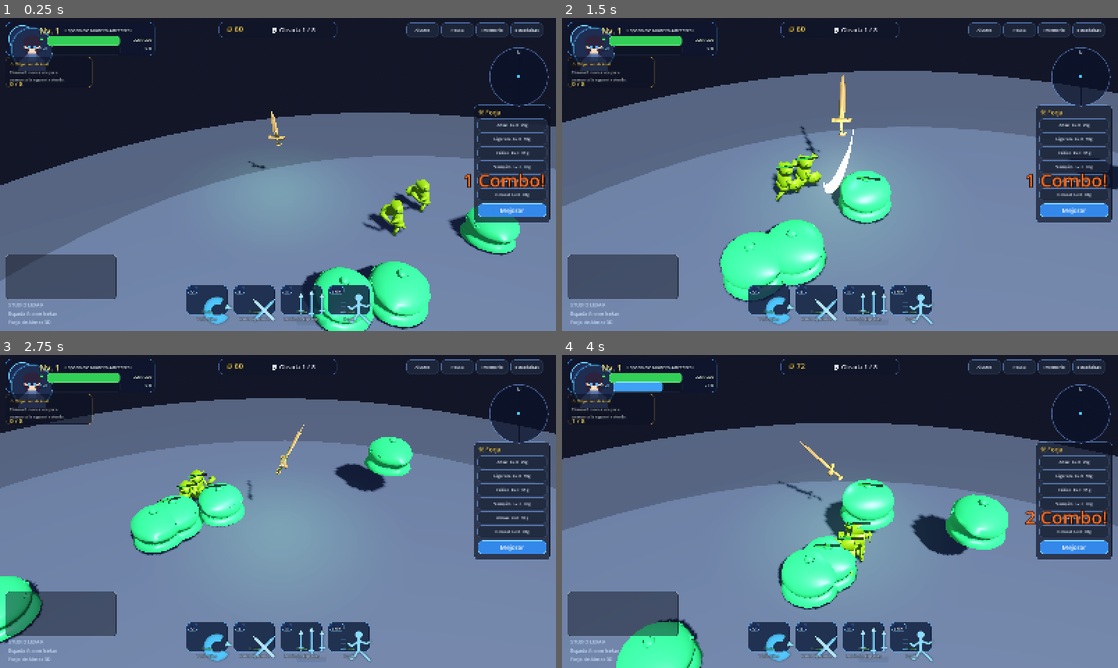
Above: before the commit, frames 1-4 (two rows, left to right).
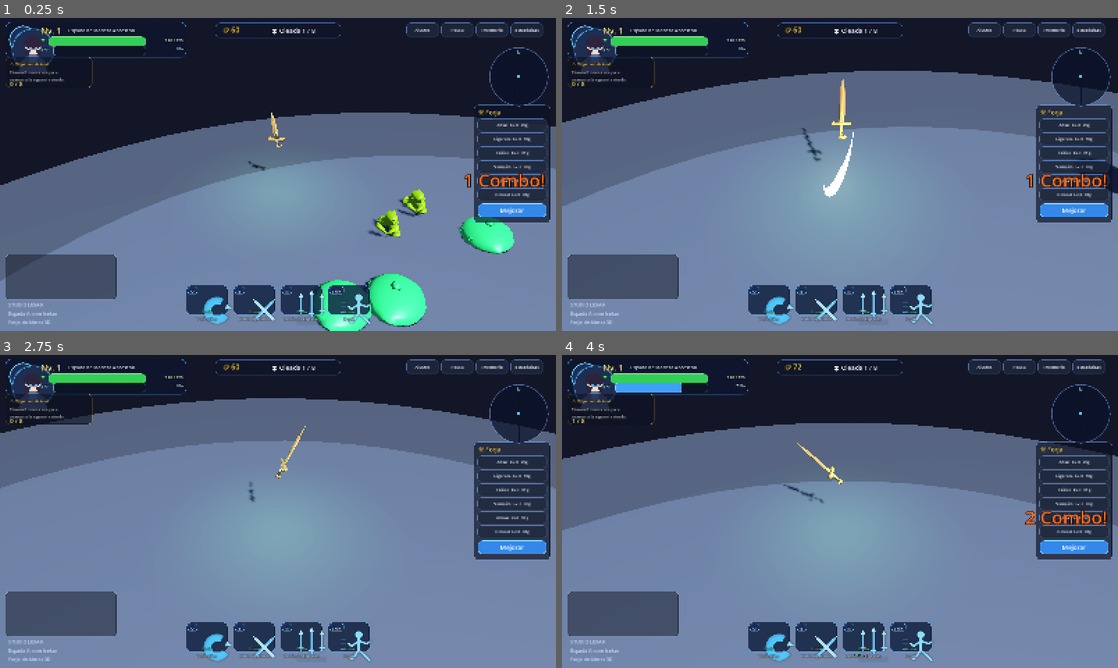
Above: after the commit, the same moments.

Repository: Gxforge/Espada-Anime-Isekai
Game: Godot game, scene res://scenes/Main.tscn
Same seed, same stepped clock (60 frames per second), same inputs: the game is played once before the commit and once after it.
Inputs (mouse positions are in pixels of both pictures, inside the frame that each line leads up to):
- Up to frame 1 (0.25 s): no input
- Up to frame 2 (1.5 s): move the mouse to (962, 158) at 0.52 s; hold D (move_right) 0.53-1.28 s; click (962, 158) at 0.6 s; move the mouse to (728, 190) at 1.27 s; hold S (move_back) from 1.28 s (still down); click (728, 190) at 1.35 s
- Up to frame 3 (2.75 s): move the mouse to (333, 442) at 2.02 s; release S (move_back) at 2.03 s; hold D (move_right) from 2.03 s (still down); click (333, 442) at 2.1 s
- Up to frame 4 (4 s): move the mouse to (812, 574) at 2.77 s; release D (move_right) at 2.78 s; hold W (move_forward) 2.78-3.53 s; click (812, 574) at 2.85 s; move the mouse to (1006, 558) at 3.52 s; hold A (move_left) from 3.53 s (still down); click (1006, 558) at 3.6 s

The runs differ from the first frame. In frame 1, 4.8% of the frame differs, in the area x 1-94%, y 1-100%; in frame 2, 7.1%; in frame 3, 7.1%; in frame 4, 10%, in the area x 1-81%, y 1-100%.

Commit message:
fix(hud,monsters): responsive 1366 layout, HP/EXP overflow, gravedad y animaciones procedurales

Diff:
--- a/godot_project/scripts/HUD.gd
+++ b/godot_project/scripts/HUD.gd
@@ -106,53 +106,58 @@
 func _build_top_left() -> void:
 	var panel := Panel.new()
 	panel.position = Vector2(16, 12)
-	panel.size = Vector2(430, 96)
+	panel.size = Vector2(520, 102)
 	panel.add_theme_stylebox_override("panel", _panel_style(Color(0.05,0.08,0.18,0.72), Color(0.3,0.65,1.0,0.45), 16))
 	ui_root.add_child(panel)
 
 	var portrait_bg := Panel.new()
-	portrait_bg.position = Vector2(8, 8)
-	portrait_bg.size = Vector2(80, 80)
-	portrait_bg.add_theme_stylebox_override("panel", _panel_style(Color(0.12,0.18,0.35,0.95), Color(0.45,0.85,1.0,0.95), 40, 3))
+	portrait_bg.position = Vector2(10, 10)
+	portrait_bg.size = Vector2(82, 82)
+	portrait_bg.add_theme_stylebox_override("panel", _panel_style(Color(0.12,0.18,0.35,0.95), Color(0.45,0.85,1.0,0.95), 41, 3))
 	panel.add_child(portrait_bg)
 	var portrait_tex := TextureRect.new()
 	portrait_tex.texture = load("res://assets/ui/portrait.png")
-	portrait_tex.position = Vector2(4,4)
+	portrait_tex.position = Vector2(5,5)
 	portrait_tex.size = Vector2(72,72)
 	portrait_tex.expand_mode = TextureRect.EXPAND_IGNORE_SIZE
 	portrait_tex.stretch_mode = TextureRect.STRETCH_KEEP_ASPECT_COVERED
 	portrait_bg.add_child(portrait_tex)
 
-	lvl_text = _label(panel, "Nv. 1", Vector2(98, 8), Vector2(70, 26), 24, Color(1.0,0.93,0.55))
-	sword_text = _label(panel, "Espada de Madera Ancestral", Vector2(170, 12), Vector2(250, 22), 14, Color(0.88,0.94,1.0,0.95))
-
-	var hp_icon := _label(panel, "❤", Vector2(98, 38), Vector2(22, 20), 14, Color(0.25,1.0,0.45))
+	lvl_text = _label(panel, "Nv. 1", Vector2(102, 8), Vector2(76, 28), 24, Color(1.0,0.93,0.55))
+	sword_text = _label(panel, "Espada de Madera Ancestral", Vector2(180, 12), Vector2(330, 22), 14, Color(0.88,0.94,1.0,0.95))
+	sword_text.clip_text = true
+	sword_text.text_overrun_behavior = TextServer.OVERRUN_TRIM_ELLIPSIS
+
+	_label(panel, "❤", Vector2(102, 40), Vector2(22, 20), 14, Color(0.25,1.0,0.45))
 	hp_bar_new = ProgressBar.new()
-	hp_bar_new.position = Vector2(120, 40); hp_bar_new.size = Vector2(210, 16)
+	hp_bar_new.position = Vector2(124, 42); hp_bar_new.size = Vector2(280, 16)
 	hp_bar_new.show_percentage = false
 	hp_bar_new.add_theme_stylebox_override("background", _panel_style(Color(0.12,0.05,0.08,0.92), Color(1,1,1,0.1), 8))
 	hp_bar_new.add_theme_stylebox_override("fill", _panel_style(Color(0.2,0.88,0.35,0.96), Color(0.6,1,0.6,0.45), 8))
 	panel.add_child(hp_bar_new)
-	hp_text = _label(panel, "220 / 220", Vector2(334, 38), Vector2(86, 20), 12, Color(0.92,1,0.92), HORIZONTAL_ALIGNMENT_RIGHT)
-
-	_label(panel, "EXP", Vector2(98, 64), Vector2(34, 18), 12, Color(0.55,0.82,1.0))
+	hp_text = _label(panel, "220 / 220", Vector2(410, 40), Vector2(100, 20), 12, Color(0.92,1,0.92), HORIZONTAL_ALIGNMENT_RIGHT)
+
+	_label(panel, "EXP", Vector2(102, 66), Vector2(34, 18), 12, Color(0.55,0.82,1.0))
 	xp_bar_new = ProgressBar.new()
-	xp_bar_new.position = Vector2(132, 66); xp_bar_new.size = Vector2(198, 12)
+	xp_bar_new.position = Vector2(138, 68); xp_bar_new.size = Vector2(266, 12)
 	xp_bar_new.show_percentage = false
 	xp_bar_new.add_theme_stylebox_override("background", _panel_style(Color(0.05,0.08,0.14,0.92), Color(1,1,1,0.08), 6))
 	xp_bar_new.add_theme_stylebox_override("fill", _panel_style(Color(0.25,0.65,1.0,0.96), Color(0.6,0.9,1.0,0.45), 6))
 	panel.add_child(xp_bar_new)
-	xp_text = _label(panel, "0%", Vector2(334, 62), Vector2(86, 18), 12, Color(0.8,0.92,1.0), HORIZONTAL_ALIGNMENT_RIGHT)
+	xp_text = _label(panel, "0%", Vector2(410, 64), Vector2(100, 18), 12, Color(0.8,0.92,1.0), HORIZONTAL_ALIGNMENT_RIGHT)
 
 func _build_top_center() -> void:
 	var panel := Panel.new()
 	panel.set_anchors_preset(Control.PRESET_CENTER_TOP)
-	panel.position = Vector2(-170, 12)
-	panel.size = Vector2(340, 44)
+	panel.offset_left = -180.0
+	panel.offset_right = 180.0
+	panel.offset_top = 14.0
+	panel.offset_bottom = 58.0
+	panel.grow_horizontal = Control.GROW_DIRECTION_BOTH
 	panel.add_theme_stylebox_override("panel", _panel_style(Color(0.06,0.08,0.16,0.65), Color(0.4,0.6,1.0,0.25), 12))
 	ui_root.add_child(panel)
-	gold_text = _label(panel, "🪙 60", Vector2(20, 6), Vector2(120, 32), 20, Color(1.0,0.86,0.35))
-	wave_text = _label(panel, "💀 Oleada 1 / 8", Vector2(150, 6), Vector2(170, 32), 18, Color(0.9,0.92,1.0))
+	gold_text = _label(panel, "🪙 60", Vector2(20, 6), Vector2(130, 32), 20, Color(1.0,0.86,0.35))
+	wave_text = _label(panel, "💀 Oleada 1 / 8", Vector2(160, 6), Vector2(180, 32), 18, Color(0.9,0.92,1.0))
 
 func _build_top_right() -> void:
 	var panel := HBoxContainer.new()
--- a/godot_project/scripts/Monster.gd
+++ b/godot_project/scripts/Monster.gd
@@ -112,11 +112,13 @@
 	else:
 		if dist > attack_range:
 			var dir := to_player.normalized()
-			velocity = dir * speed
+			velocity.x = dir.x * speed
+			velocity.z = dir.z * speed
 			moving = true
 			attack_anim = 0.0
 		else:
-			velocity = Vector3.ZERO
+			velocity.x = move_toward(velocity.x, 0.0, speed * 6.0 * delta)
+			velocity.z = move_toward(velocity.z, 0.0, speed * 6.0 * delta)
 			attack_cd -= delta
 			if attack_cd <= 0.0:
 				attack_cd = attack_cooldown_def
@@ -130,13 +132,34 @@
 			if attack_anim >= 1.0:
 				attack_anim = 0.0
 
+	# gravity / physics
+	if not is_on_floor():
+		velocity.y -= 24.0 * delta
+	else:
+		velocity.y = maxf(velocity.y, -1.0)
+
 	move_and_slide()
 	_update_hp_bar()
+
+	# procedural animation
 	var t := Time.get_ticks_msec() / 1000.0
+	var bob := 0.0
+	var sway := 0.0
+	var lunge := 0.0
 	if moving:
-		model_holder.position.y = abs(sin(t * 8.0)) * 0.08
+		bob = abs(sin(t * 10.0)) * 0.12
+		sway = sin(t * 10.0) * 0.08
+		model_holder.rotation.z = lerp(model_holder.rotation.z, sway, delta * 8.0)
+		model_holder.rotation.x = lerp(model_holder.rotation.x, 0.08, delta * 8.0)
 	else:
-		model_holder.position.y = sin(t * 2.5) * 0.04
+		bob = sin(t * 2.5) * 0.04
+		model_holder.rotation.z = lerp(model_holder.rotation.z, 0.0, delta * 6.0)
+		model_holder.rotation.x = lerp(model_holder.rotation.x, 0.0, delta * 6.0)
+	if attack_anim > 0.0:
+		lunge = sin(attack_anim * PI) * 0.45
+		model_holder.rotation.x = lerp(model_holder.rotation.x, -0.35 * sin(attack_anim * PI), delta * 12.0)
+	model_holder.position.y = bob
+	model_holder.position.z = -lunge
 
 func take_damage(amount: float, attacker: Node3D, is_heavy: bool = false, knockback: float = 5.5, can_trigger_effects: bool = true) -> void:
 	if hp <= 0:
